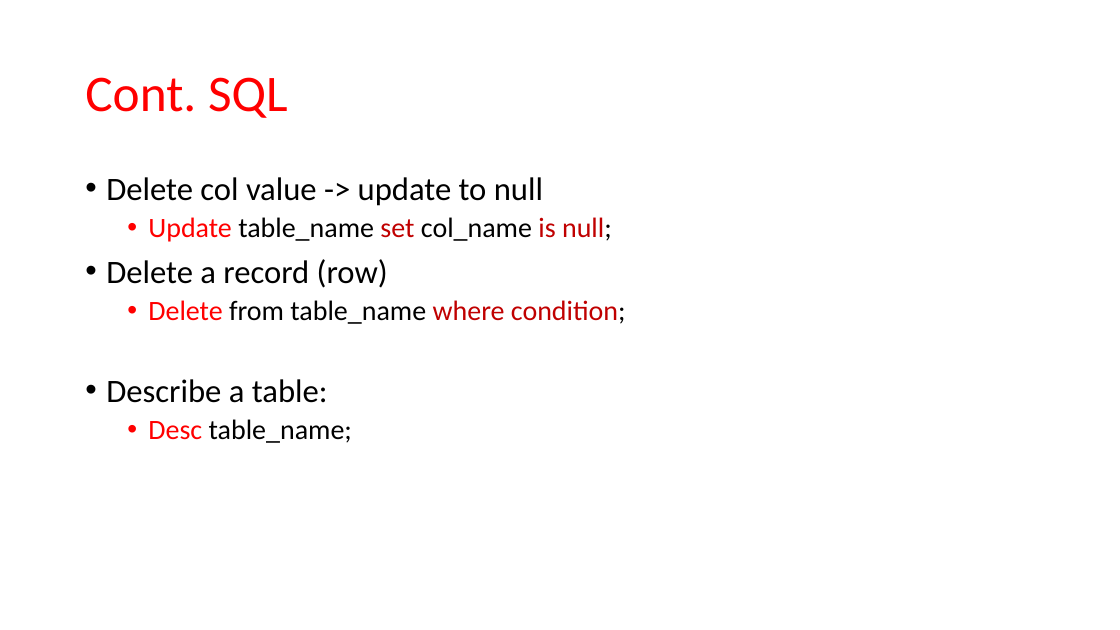
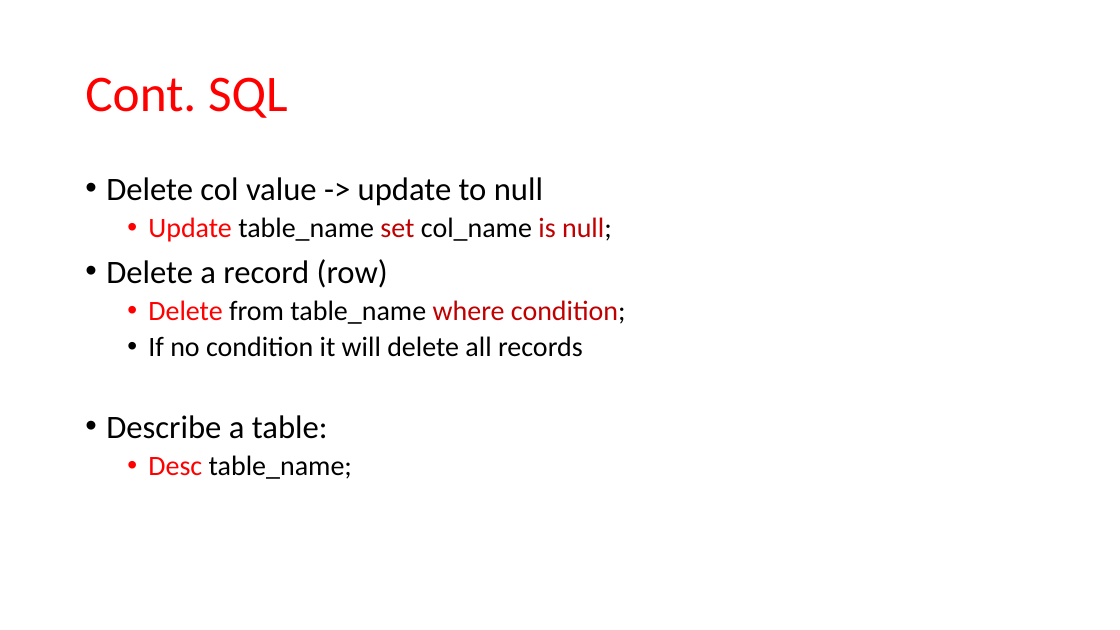
Before and after one commit to EngAbdalrhman/Material, a slide deck: slide 29 of DB.pptx. Drawn at 1120x630 pixels with LibreOffice and Linux fonts; fonts in the diff are those of the drawing. Boxes give left, top, right and bottom in pixels: in the first picture for what was removed or moved away, otherwise in the second. Text is boxed around its words. In the diff, an @@ line names an element or a change of style, - is before the commit and + after.

```diff
--- a/DB.pptx
+++ b/DB.pptx
@@ text at (x1=148, y1=336, x2=583, y2=357): paragraph added @@
+  • If no condition it will delete all records
```
Also in this commit, not shown: 3 other slides changed.
